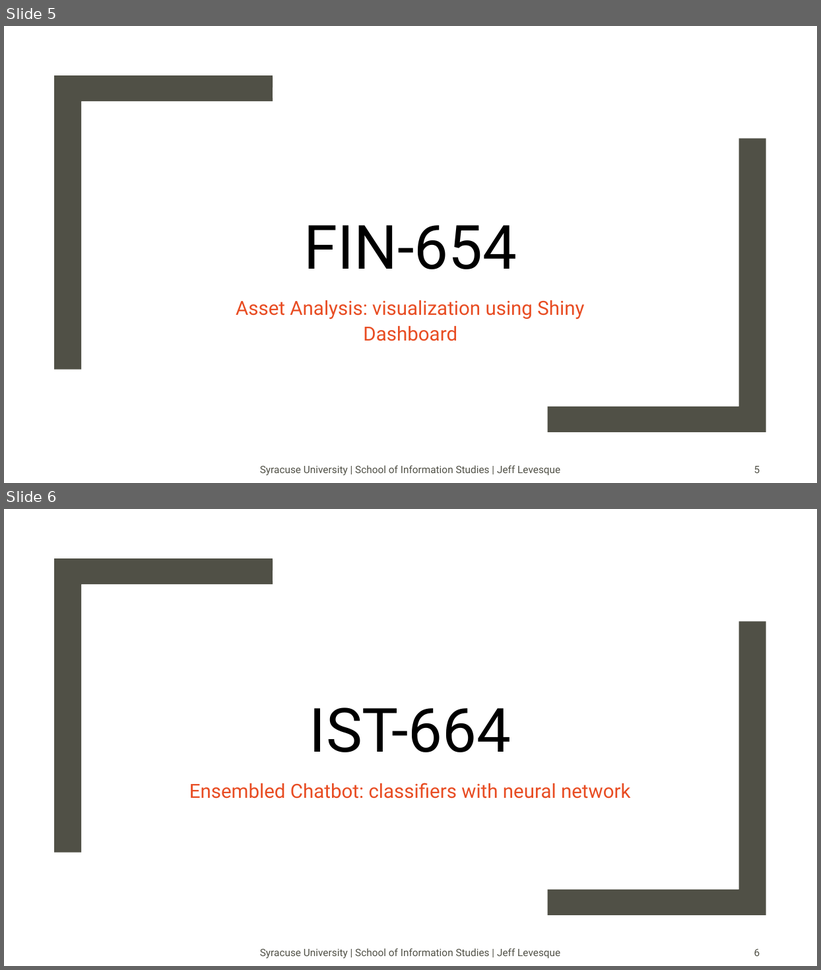
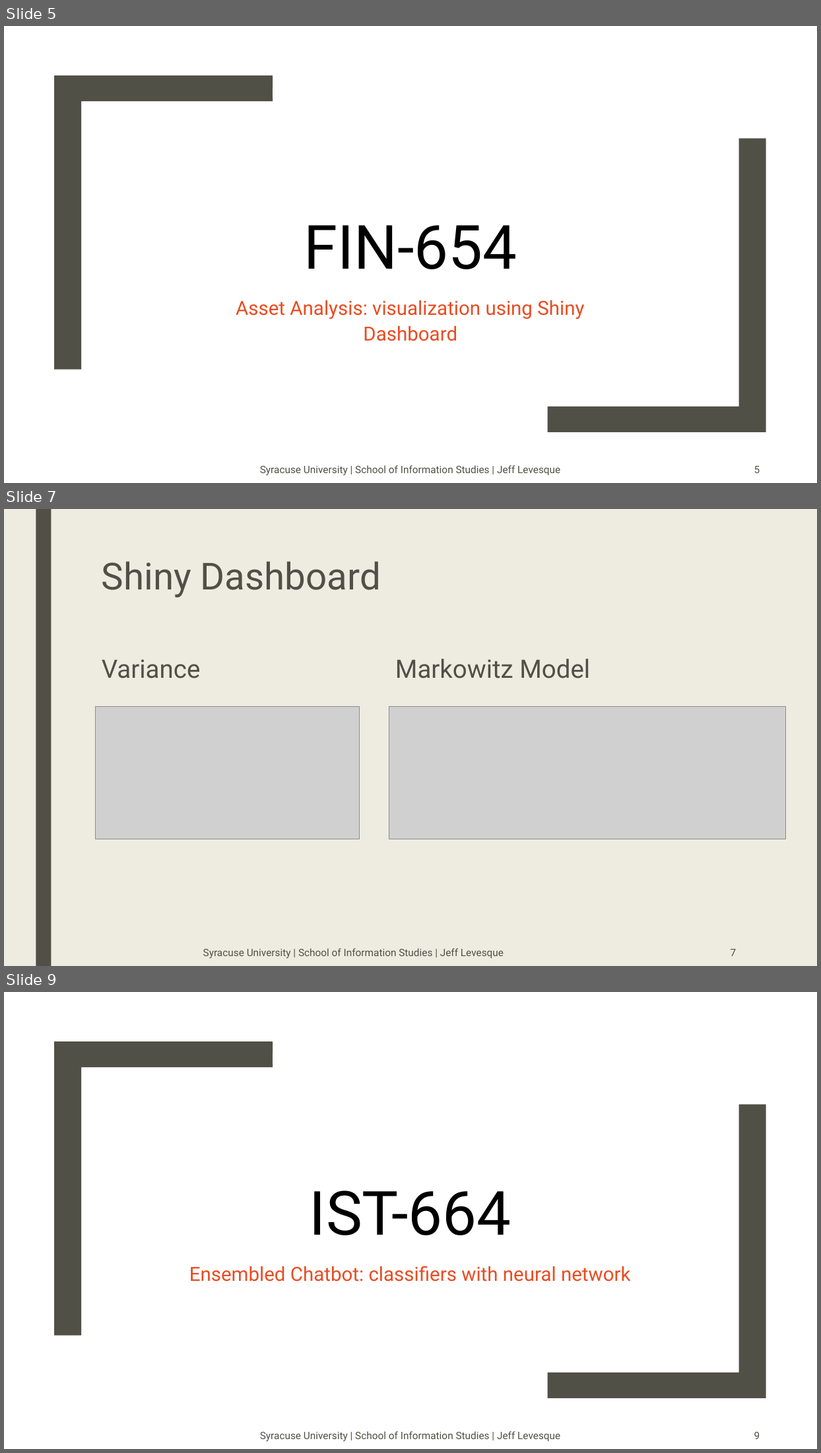
Before and after one commit to jeff1evesque/ist-exit-portfolio, a slide deck: presentation.pptx. Shown one above the other, each under a label of ours: slides 5 and 6 before the commit, slides 5, 7 and 9 after it; the slides between them are not shown. The pictures are 821x970 and 821x1453 pixels, drawn with LibreOffice and Linux fonts; fonts in the diff are those of the drawing; grey boxes stand for pictures; background and template pictures are left out. Boxes give left, top, right and bottom in pixels: in the first picture for what was removed or moved away, otherwise in the second. Text is boxed around its words. In the diff, an @@ line names an element or a change of style, - is before the commit and + after.

```diff
--- a/presentation.pptx
+++ b/presentation.pptx
@@ slide 7 added at <box>4,509,817,966</box>, background #EEECE1 @@
@@ rectangle added at <box>36,509,51,966</box>, fill #505046 @@
@@ title added at <box>102,561,381,597</box>, 44 pt, text #505046 @@
+Shiny Dashboard
@@ text added at <box>102,659,201,679</box>, 30 pt, text #505046 @@
+Variance
@@ text added at <box>395,659,590,679</box>, 30 pt, text #505046 @@
+Markowitz Model
@@ picture added at <box>96,706,360,840</box> @@
@@ picture added at <box>389,706,786,840</box> @@
@@ text added at <box>203,949,504,958</box>, 12 pt, text #505046 @@
+Syracuse University | School of Information Studies | Jeff Levesque
@@ page number added at <box>731,949,737,956</box>, 12 pt, text #505046 @@
+7
@@ what was slide 6 is now slide 9 @@
@@ page number at <box>754,1432,760,1439</box>: text changed @@
-6
+9
```
Also in this commit, not shown: 2 other slides added.
